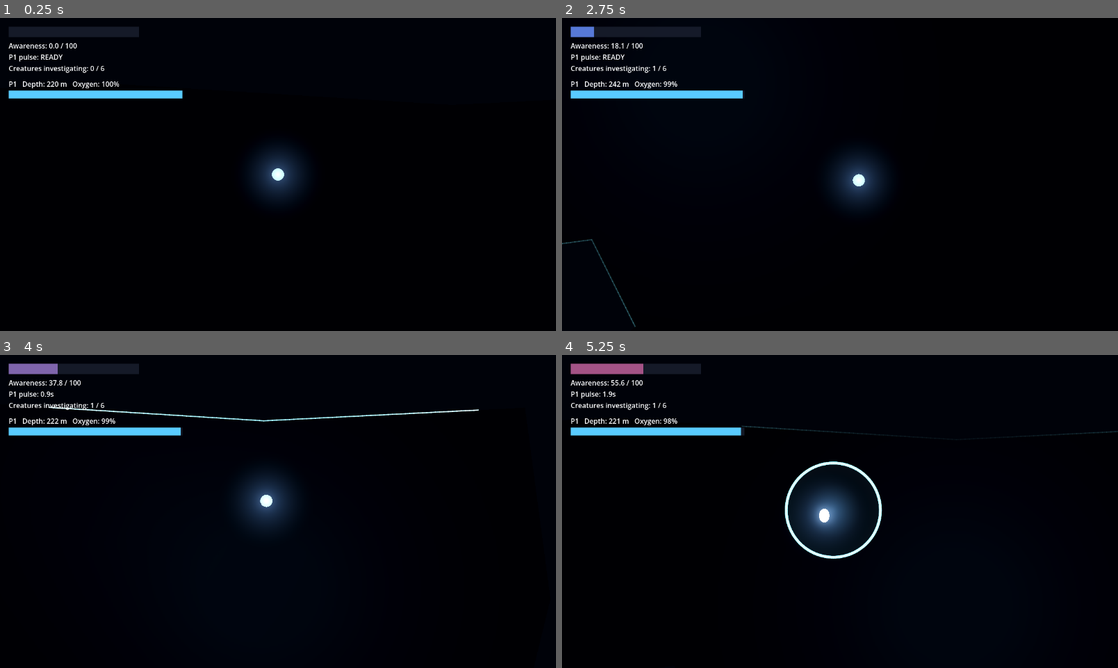
Above: before the commit, frames 1-4 (two rows, left to right).
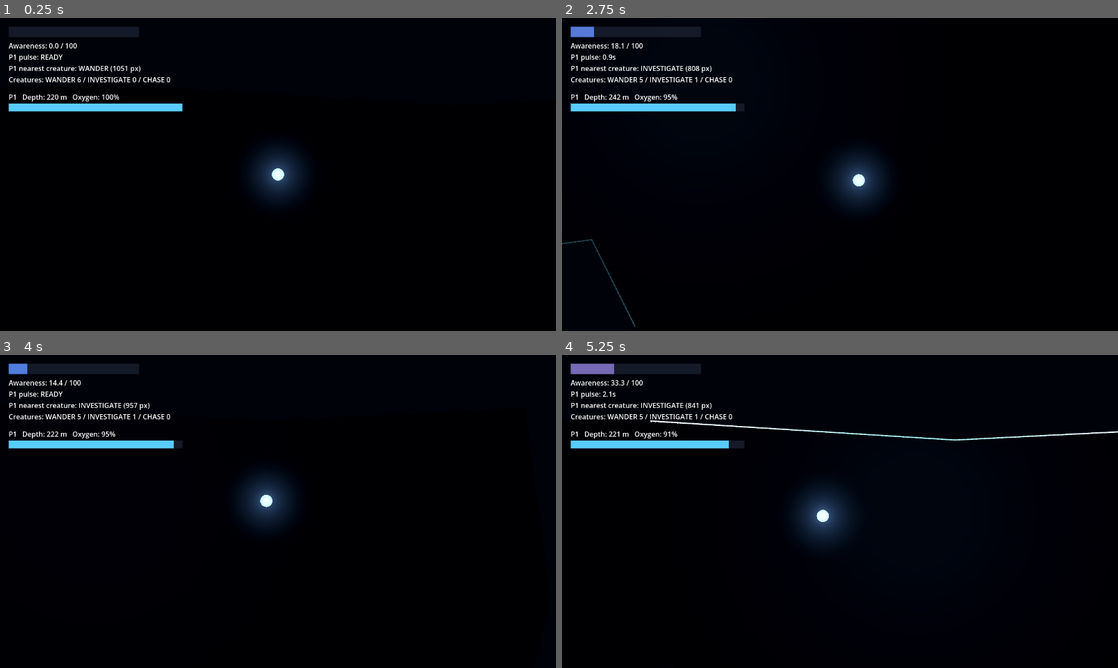
Above: after the commit, the same moments.

Repository: neij0/echo-game
Game: Godot game, scene res://scenes/main.tscn
Two runs of this game, one before a commit and one after it. Both use one fixed random seed, a clock stepped at 60 frames per second and the inputs below.
Inputs:
- Up to frame 1 (0.25 s): no input
- Up to frame 2 (2.75 s): tap Enter at 0.5 s; hold D (move_right) 0.53-1.28 s; tap Space (pulse) at 0.6, 1.35, 2.1 s; hold S (move_down) 1.28-2.03 s; hold D (move_right) from 2.03 s (still down)
- Up to frame 3 (4 s): release D (move_right) at 2.78 s; hold W (move_up) 2.78-3.53 s; tap Space (pulse) at 2.85, 3.6 s; hold A (move_left) from 3.53 s (still down)
- Up to frame 4 (5.25 s): tap Space (pulse) at 4.35, 5.1 s; release A (move_left) at 5.03 s; hold S (move_down) from 5.03 s (still down)

The runs differ from the first frame. In frame 1, 2.4% of the frame differs, in the area x 1-33%, y 15-30%; in frame 2, 2.4%; in frame 3, 3.2%; in frame 4, 4.5%, in the area x 1-100%, y 2-66%.

Commit message:
Make pulses cost oxygen and let creatures spot and chase divers
- Each pulse costs 3% of the tank (pulse_cost_ratio); cooldown 2.0 -> 3.0s
- Full tank 270 -> 180s, so a careful run needs at least 2 of 3 stations
- Creatures spot a diver within 220px in line of sight, or one who pulses
  within 350px; they screech (procedural positional alert) and chase the
  real position for 3s at 215 px/s (diver max 260), then investigate the
  last known spot; short respot cooldown after losing track
- Debug label shows creature state counts and the nearest creature's state

Co-Authored-By: Claude Opus 5.5 <noreply@anthropic.com>

Diff:
--- a/scenes/creature.tscn
+++ b/scenes/creature.tscn
@@ -1,10 +1,11 @@
-[gd_scene load_steps=8 format=3]
+[gd_scene load_steps=9 format=3]
 
 [ext_resource type="Script" path="res://scripts/creature.gd" id="1_script"]
 [ext_resource type="Script" path="res://scripts/creature_echo.gd" id="2_echo"]
 [ext_resource type="Script" path="res://scripts/creature_eyes.gd" id="3_eyes"]
 [ext_resource type="Script" path="res://scripts/creature_heartbeat.gd" id="4_heart"]
 [ext_resource type="AudioStream" path="res://assets/audio/creature_heartbeat.wav" id="5_heart_sound"]
+[ext_resource type="AudioStream" path="res://assets/audio/creature_alert.wav" id="6_alert"]
 
 [sub_resource type="CircleShape2D" id="CircleShape2D_body"]
 radius = 20.0
@@ -43,3 +44,7 @@
 max_polyphony = 2
 script = ExtResource("4_heart")
 creature = NodePath("..")
+
+[node name="AlertSound" type="AudioStreamPlayer2D" parent="."]
+stream = ExtResource("6_alert")
+max_distance = 1400.0
--- a/scenes/main.tscn
+++ b/scenes/main.tscn
@@ -80,14 +80,14 @@
 [node name="DebugLabel" type="Label" parent="Hud"]
 offset_left = 20.0
 offset_top = 52.0
-offset_right = 420.0
-offset_bottom = 130.0
+offset_right = 520.0
+offset_bottom = 160.0
 
 [node name="PlayerStatuses" type="VBoxContainer" parent="Hud"]
 offset_left = 20.0
-offset_top = 140.0
+offset_top = 170.0
 offset_right = 420.0
-offset_bottom = 260.0
+offset_bottom = 290.0
 
 [node name="EndScreen" type="CanvasLayer" parent="."]
 layer = 3
--- a/scenes/player.tscn
+++ b/scenes/player.tscn
@@ -50,7 +50,8 @@
 script = ExtResource("5_health")
 player = NodePath("..")
 
-[node name="Oxygen" type="Node" parent="." node_paths=PackedStringArray("health")]
+[node name="Oxygen" type="Node" parent="." node_paths=PackedStringArray("health", "player")]
 script = ExtResource("6_oxygen")
 health = NodePath("../Health")
+player = NodePath("..")
 alarm_stream = ExtResource("7_alarm")
--- a/scripts/creature.gd
+++ b/scripts/creature.gd
@@ -1,10 +1,14 @@
 class_name Creature
 extends CharacterBody2D
-## A deep-sea creature: wanders slowly, investigates the last pulse it heard.
-## Its speed scales with Depth Awareness. Touching a player hurts them (see
+## A deep-sea creature: wanders slowly, investigates the last pulse it heard,
+## and chases a diver it spots (close and in line of sight, or pulsing nearby)
+## for a few seconds before losing track. Its speed scales with Depth Awareness. Touching a player hurts them (see
 ## PlayerHealth). Works with any number of players (no fixed player reference).
 
-enum State { WANDER, INVESTIGATE }
+enum State { WANDER, INVESTIGATE, CHASE }
+
+## Emitted when the creature spots a player and starts chasing.
+signal spotted(player: Player)
 
 ## Optional: if empty, the first node in the "depth_awareness" group is used.
 @export var awareness: DepthAwareness
@@ -22,6 +26,24 @@
 @export var hearing_range: float = 1800.0
 ## How strongly lit coral zones push the creature away.
 @export var safe_zone_push: float = 400.0
+## Spots a player this close if nothing blocks the line of sight.
+@export var spot_distance: float = 220.0
+## Spots a player who pulses this close (no line of sight needed).
+@export var pulse_spot_distance: float = 350.0
+## Seconds between line-of-sight checks (raycasts).
+@export var spot_check_interval: float = 0.1
+@export_flags_2d_physics var wall_mask: int = 1
+
+@export_group("Chase")
+## Seconds the creature follows the player's real position after spotting.
+@export var chase_time: float = 3.0
+## Speed while chasing: faster than normal, slower than the diver's max speed
+## (260), so reacting quickly lets the player escape.
+@export var chase_speed: float = 215.0
+## After losing track, seconds before it can spot a player by sight again
+## (a nearby pulse still gives the player away).
+@export var respot_cooldown: float = 2.0
+@export var alert_volume_db: float = 0.0
 
 @export_group("Obstacle Avoidance")
 ## Seconds to slide along a wall after bumping into it while investigating.
@@ -53,8 +75,13 @@
 var _detour_left: float = 0.0
 var _blocked_time: float = 0.0
 var _retargets: int = 0
+var _chased: Player
+var _chase_left: float = 0.0
+var _respot_left: float = 0.0
+var _spot_timer: float = 0.0
 
 @onready var _hitbox: Area2D = $Hitbox
+@onready var _alert: AudioStreamPlayer2D = $AlertSound
 @onready var _echo: CreatureEcho = $EchoLayer/Echo
 
 
@@ -66,11 +93,21 @@
 	add_to_group("creatures")
 	if awareness == null:
 		awareness = get_tree().get_first_node_in_group("depth_awareness") as DepthAwareness
-
-
-func hear_pulse(origin: Vector2) -> void:
-	if global_position.distance_to(origin) > hearing_range:
-		return
+	_alert.volume_db = alert_volume_db
+
+
+## Called (via the "creatures" group) by RunManager on every pulse.
+func hear_pulse(origin: Vector2, player: Player) -> void:
+	var distance: float = global_position.distance_to(origin)
+	if player and distance <= pulse_spot_distance and _can_chase(player):
+		_spot(player)
+		return
+	if state == State.CHASE or distance > hearing_range:
+		return
+	_investigate(origin)
+
+
+func _investigate(origin: Vector2) -> void:
 	state = State.INVESTIGATE
 	target = origin
 	_pulse_origin = origin
@@ -79,6 +116,57 @@
 	_reset_detour()
 
 
+func _spot(player: Player) -> void:
+	var was_chasing: bool = state == State.CHASE
+	state = State.CHASE
+	_chased = player
+	_chase_left = chase_time
+	_pause_left = 0.0
+	_reset_detour()
+	if not was_chasing:
+		_alert.play()
+		spotted.emit(player)
+
+
+## Chase over: go to the last known position and investigate there.
+func _lose_track() -> void:
+	var last_known: Vector2 = _chased.global_position if is_instance_valid(_chased) else target
+	_chased = null
+	_respot_left = respot_cooldown
+	_investigate(last_known)
+
+
+func _can_chase(player: Player) -> bool:
+	return not player.health.is_dead and not _is_player_safe(player)
+
+
+func _look_for_players(delta: float) -> void:
+	_respot_left = maxf(_respot_left - delta, 0.0)
+	_spot_timer -= delta
+	if state == State.CHASE or _respot_left > 0.0 or _spot_timer > 0.0:
+		return
+	_spot_timer = spot_check_interval
+	var space: PhysicsDirectSpaceState2D = get_world_2d().direct_space_state
+	for player: Player in Players.all(get_tree()):
+		if global_position.distance_to(player.global_position) > spot_distance or not _can_chase(player):
+			continue
+		var query := PhysicsRayQueryParameters2D.create(global_position, player.global_position, wall_mask)
+		if space.intersect_ray(query).is_empty():
+			_spot(player)
+			return
+
+
+func _update_chase(delta: float) -> void:
+	if state != State.CHASE:
+		return
+	_chase_left -= delta
+	if _chase_left <= 0.0 or not is_instance_valid(_chased) or not _can_chase(_chased):
+		_lose_track()
+		return
+	target = _chased.global_position
+	_pulse_origin = target
+
+
 ## Called by SonarOverlay when a pulse front reaches this creature in line of sight.
 func on_sonar_hit(_origin: Vector2) -> void:
 	if hidden_until_pinged:
@@ -93,15 +181,20 @@
 
 
 func get_current_speed() -> float:
+	if state == State.CHASE:
+		return chase_speed
 	var ratio: float = awareness.get_ratio() if awareness else 0.0
 	return lerpf(min_speed, max_speed, ratio)
 
 
 func _physics_process(delta: float) -> void:
+	_look_for_players(delta)
+	_update_chase(delta)
+
 	var desired: Vector2 = Vector2.ZERO
 	if _pause_left > 0.0:
 		_pause_left -= delta
-	elif global_position.distance_to(target) <= arrive_distance:
+	elif state != State.CHASE and global_position.distance_to(target) <= arrive_distance:
 		_on_target_reached()
 	else:
 		desired = _steer_direction(delta) * get_current_speed()
@@ -127,7 +220,8 @@
 
 func _on_blocked_while_investigating(delta: float) -> void:
 	_blocked_time += delta
-	if _blocked_time >= give_up_time:
+	# While chasing, only slide around rocks; the chase itself ends on its timer.
+	if _blocked_time >= give_up_time and state != State.CHASE:
 		_retarget_near_pulse()
 		return
 	if _detour_left > 0.0:
--- a/scripts/hud.gd
+++ b/scripts/hud.gd
@@ -44,12 +44,18 @@
 	_bar.value = awareness.value
 	_fill_style.bg_color = calm_color.lerp(warning_color, awareness.get_ratio())
 
-	var hunting: int = 0
+	# How many creatures are in each state (WANDER / INVESTIGATE / CHASE).
+	var counts: PackedInt32Array = PackedInt32Array()
+	counts.resize(Creature.State.size())
+	counts.fill(0)
 	var creatures: Array[Node] = get_tree().get_nodes_in_group("creatures")
 	for node: Node in creatures:
 		var creature := node as Creature
-		if creature and creature.state == Creature.State.INVESTIGATE:
-			hunting += 1
+		if creature:
+			counts[creature.state] += 1
+	var state_counts: PackedStringArray = PackedStringArray()
+	for state_index: int in Creature.State.size():
+		state_counts.append("%s %d" % [Creature.State.keys()[state_index], counts[state_index]])
 
 	var lines: PackedStringArray = PackedStringArray()
 	lines.append("Awareness: %.1f / %.0f" % [awareness.value, awareness.max_value])
@@ -57,5 +63,26 @@
 		for player: Player in run_manager.players:
 			var cooldown: String = "READY" if player.is_pulse_ready() else "%.1fs" % player.pulse_cooldown_left
 			lines.append("P%d pulse: %s" % [player.player_number, cooldown])
-	lines.append("Creatures investigating: %d / %d" % [hunting, creatures.size()])
+			var nearest: Creature = _nearest_creature(creatures, player.global_position)
+			if nearest:
+				lines.append("P%d nearest creature: %s (%d px)" % [
+					player.player_number,
+					nearest.get_state_name(),
+					roundi(nearest.global_position.distance_to(player.global_position)),
+				])
+	lines.append("Creatures: " + " / ".join(state_counts))
 	_debug_label.text = "\n".join(lines)
+
+
+func _nearest_creature(creatures: Array[Node], from: Vector2) -> Creature:
+	var best: Creature = null
+	var best_distance: float = INF
+	for node: Node in creatures:
+		var creature := node as Creature
+		if creature == null:
+			continue
+		var distance: float = from.distance_squared_to(creature.global_position)
+		if distance < best_distance:
+			best_distance = distance
+			best = creature
+	return best
--- a/scripts/player.gd
+++ b/scripts/player.gd
@@ -19,7 +19,7 @@
 
 @export_group("Pulse")
 @export var pulse_ring_scene: PackedScene
-@export var pulse_cooldown: float = 2.0
+@export var pulse_cooldown: float = 3.0
 
 @export_group("Knockback")
 ## Seconds after a knockback during which max_speed is not applied, so the
--- a/scripts/player_oxygen.gd
+++ b/scripts/player_oxygen.gd
@@ -1,15 +1,20 @@
 class_name PlayerOxygen
 extends Node
-## The diver's oxygen tank: drains steadily, refilled by oxygen stations.
-## Plays a repeating alarm while low; at zero the diver dies (PlayerHealth).
+## The diver's oxygen tank: drains steadily, and every sonar pulse costs air
+## (the sonar is powered by the suit). Refilled by oxygen stations. Plays a
+## repeating alarm while low; at zero the diver dies (PlayerHealth).
 
 signal low_changed(is_low: bool)
 
 @export var health: PlayerHealth
+## The diver whose pulses cost oxygen.
+@export var player: Player
 @export var max_oxygen: float = 100.0
-## Seconds a full tank lasts. 270 = 4.5 minutes, so a careful 6-8 minute run
-## needs at least one oxygen station.
-@export var full_tank_seconds: float = 270.0
+## Seconds a full tank lasts without pulsing. 180 = 3 minutes: together with
+## the pulse cost, a careful run needs at least 2 of the 3 stations.
+@export var full_tank_seconds: float = 180.0
+## 0-1: share of a full tank each sonar pulse costs.
+@export_range(0.0, 1.0) var pulse_cost_ratio: float = 0.03
 ## 0-1: below this the low-oxygen warning (HUD + alarm) is on.
 @export_range(0.0, 1.0) var low_threshold: float = 0.25
 
@@ -33,6 +38,8 @@
 	_alarm_player.stream = alarm_stream
 	_alarm_player.volume_db = alarm_volume_db
 	add_child(_alarm_player)
+	if player:
+		player.pulse_emitted.connect(_on_pulse_emitted)
 
 
 func _process(delta: float) -> void:
@@ -52,6 +59,11 @@
 
 func is_low() -> bool:
 	return _is_low
+
+
+func _on_pulse_emitted(_origin: Vector2) -> void:
+	oxygen = maxf(oxygen - max_oxygen * pulse_cost_ratio, 0.0)
+	_update_low()
 
 
 func refill() -> void:
--- a/scripts/run_manager.gd
+++ b/scripts/run_manager.gd
@@ -47,7 +47,7 @@
 	players.append(player)
 	if level:
 		player.global_position = level.get_spawn_position(player.player_number)
-	player.pulse_emitted.connect(_on_pulse_emitted)
+	player.pulse_emitted.connect(_on_pulse_emitted.bind(player))
 	player.health.hit_taken.connect(_on_hit_taken)
 	player.health.died.connect(_on_player_died)
 	player_registered.emit(player)
@@ -58,11 +58,11 @@
 	get_tree().reload_current_scene()
 
 
-func _on_pulse_emitted(origin: Vector2) -> void:
+func _on_pulse_emitted(origin: Vector2, player: Player) -> void:
 	pulses_used += 1
 	if awareness:
 		awareness.add_pulse()
-	get_tree().call_group("creatures", "hear_pulse", origin)
+	get_tree().call_group("creatures", "hear_pulse", origin, player)
 
 
 func _on_hit_taken() -> void:
Not shown, added: assets/audio/creature_alert.wav.import
Not shown, added: assets/audio/creature_alert.wav
Not shown, changed: tools/generate_sounds.py
